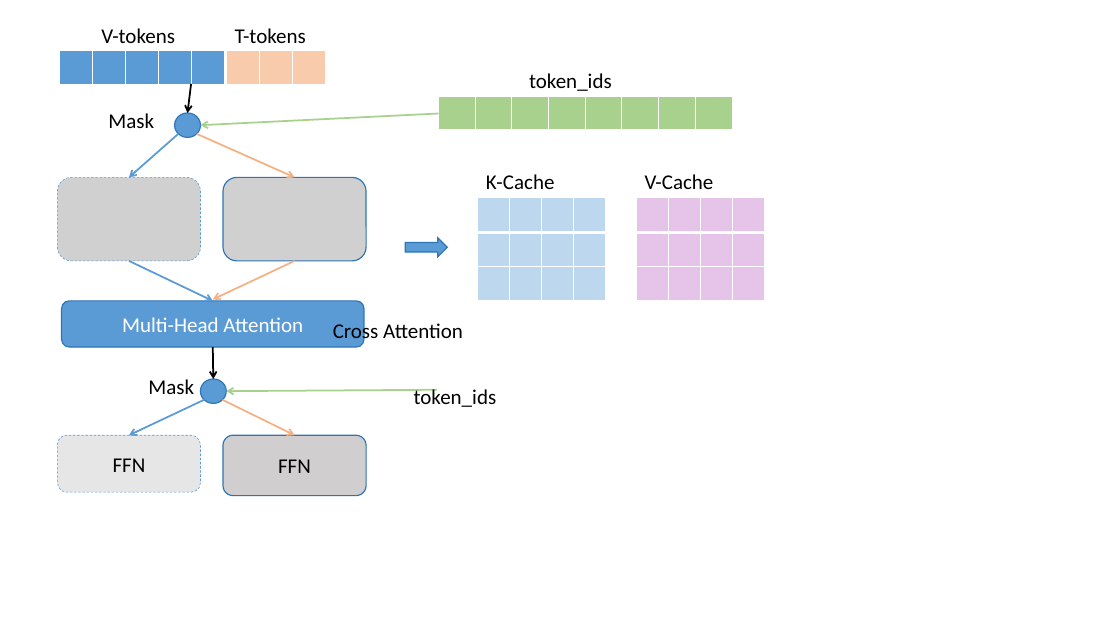
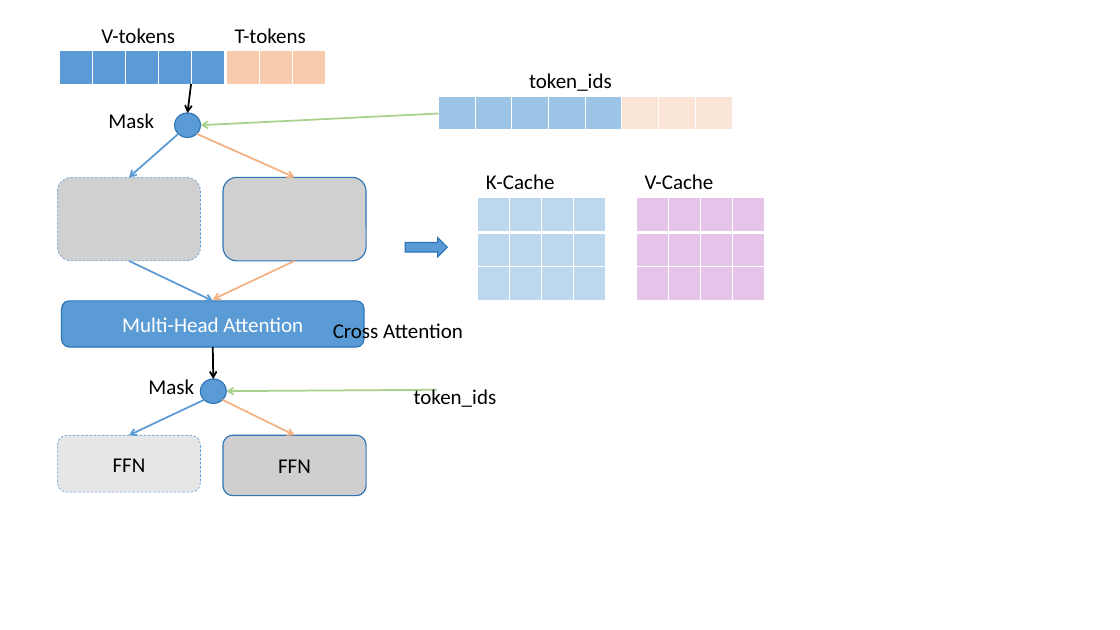
Before and after one commit to kexinchu/paper-manager, a slide deck: slide 1 of MLLM/CogVLM-Pic.pptx. Drawn at 1120x630 pixels with LibreOffice and Linux fonts; fonts in the diff are those of the drawing; grey boxes stand for pictures. Boxes give left, top, right and bottom in pixels: in the first picture for what was removed or moved away, otherwise in the second. Text is boxed around its words. In the diff, an @@ line names an element or a change of style, - is before the commit and + after.

```diff
--- a/MLLM/CogVLM-Pic.pptx
+++ b/MLLM/CogVLM-Pic.pptx
@@ table at box(439, 97, 734, 130) @@
@@ fill #A9D18E to #9DC3E6 in 5 cells @@
@@ fill #A9D18E to #FBE5D6 in 3 cells @@
```
Also in this commit, not shown: 1 slide added, 2 other files.
